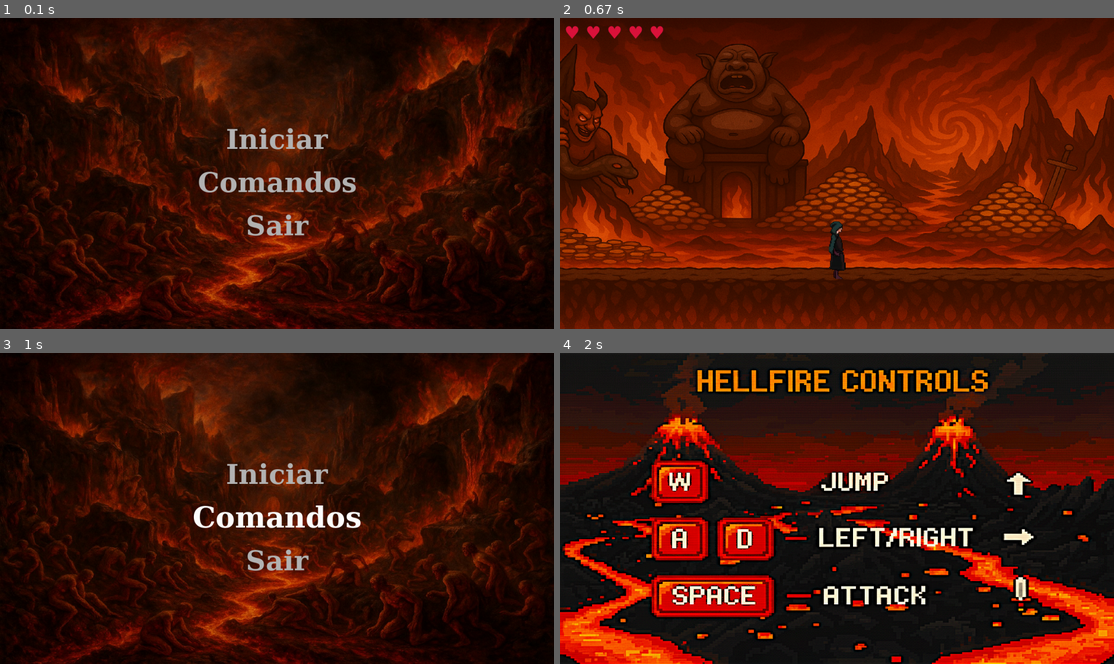
Above: before the commit, frames 1-4 (two rows, left to right).
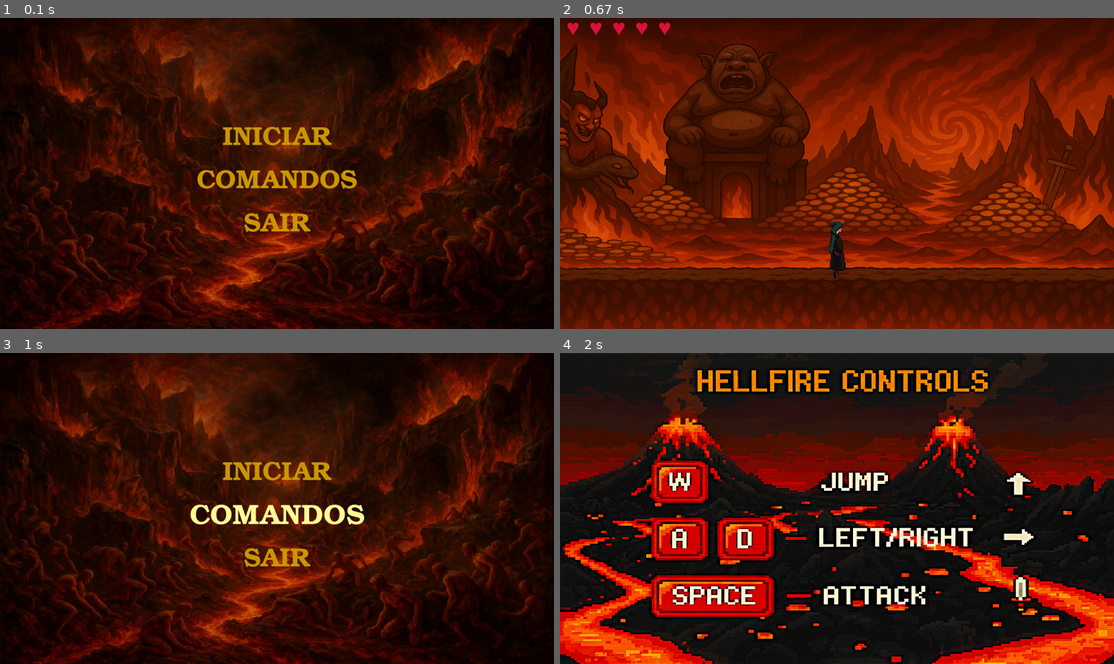
Above: after the commit, the same moments.

Repository: LucasEntringer/projeto_pygame
Game: pygame game, started from jogo.py
The game is run twice, just before and just after one commit, with the same random seed, the same clock (stepped at 60 frames per second) and the same inputs.
Inputs (mouse positions are in pixels of both pictures, inside the frame that each line leads up to):
- Up to frame 1 (0.1 s): no input
- Up to frame 2 (0.67 s): click (837, 139) at 0.38 s, where only the run after the commit has a clickable "INICIAR"
- Up to frame 3 (1 s): hold Esc from 0.67 s (still down); hold Right from 0.67 s (still down); move the mouse to (254, 520) at 0.7 s
- Up to frame 4 (2 s): release Esc at 1.13 s; release Right at 1.13 s; click (837, 517) at 1.22 s, where only the run after the commit has a clickable "COMANDOS"

The runs differ from the first frame. In frame 1, 3.2% of the frame differs, in the area x 35-65%, y 34-71%; in frame 2, 0.4%; in frame 3, 3.4%, in the area x 34-66%, y 34-71%; in frame 4, nothing differs.

Commit message:
Adicionando som de dano, melhorando o menu

Diff:
--- a/jogo.py
+++ b/jogo.py
@@ -9,19 +9,18 @@
 from ganancia import BossGanancia
 
 def menu_screen(window, clock, assets):
-    assets = load_assets()
-
-    TAMANHO_NORMAL = 70
-    TAMANHO_HOVER = 75
-
-    font_normal = pygame.font.SysFont("Georgia", TAMANHO_NORMAL, bold=True)
-    font_hover = pygame.font.SysFont("Georgia", TAMANHO_HOVER, bold=True)
-
-    COLOR_NORMAL = (180, 180, 180)
-    COLOR_HOVER = (255, 255, 255)
+
+    TAMANHO_NORMAL = 60
+    TAMANHO_HOVER = 65
+
+    font_normal = pygame.font.SysFont("Bookman Old Style", TAMANHO_NORMAL, bold=True)
+    font_hover = pygame.font.SysFont("Bookman Old Style", TAMANHO_HOVER, bold=True)
+
+    COLOR_NORMAL = (204, 153, 0)
+    COLOR_HOVER = (255, 255, 153)
 
     #fontes e cores
-    font_menu = pygame.font.SysFont("Georgia", 50)
+    font_menu = pygame.font.SysFont("Bookman Old Style", 50)
     BTN_COLOR = (100, 100, 100)
     BTN_HOVER_COLOR = (150, 150, 150)
     TEXT_COLOR = (255, 255, 255)
@@ -67,24 +66,24 @@
         window.blit(background,(0,0))
 
         if start_btn.collidepoint(mouse_pos):
-            text_surf = font_hover.render("Iniciar", True, COLOR_HOVER)
+            text_surf = font_hover.render("INICIAR", True, COLOR_HOVER)
         else:
-            text_surf = font_normal.render("Iniciar", True, COLOR_NORMAL)
+            text_surf = font_normal.render("INICIAR", True, COLOR_NORMAL)
 
         text_rect = text_surf.get_rect(center=start_btn.center)
         window.blit(text_surf, text_rect)
 
         if command_btn.collidepoint(mouse_pos):
-            text_surf = font_hover.render("Comandos", True, COLOR_HOVER)
+            text_surf = font_hover.render("COMANDOS", True, COLOR_HOVER)
         else:
-            text_surf = font_normal.render("Comandos", True, COLOR_NORMAL)
+            text_surf = font_normal.render("COMANDOS", True, COLOR_NORMAL)
         text_rect = text_surf.get_rect(center=command_btn.center)
         window.blit(text_surf, text_rect)
 
         if exit_btn.collidepoint(mouse_pos):
-            text_surf = font_hover.render("Sair", True, COLOR_HOVER)
+            text_surf = font_hover.render("SAIR", True, COLOR_HOVER)
         else:
-            text_surf = font_normal.render("Sair", True, COLOR_NORMAL)
+            text_surf = font_normal.render("SAIR", True, COLOR_NORMAL)
 
         text_rect = text_surf.get_rect(center=exit_btn.center)
         window.blit(text_surf, text_rect)
@@ -111,10 +110,9 @@
 
 
 def game_screen(window, clock, assets):
-    font = pygame.font.SysFont("Segoe UI Symbol", 40)
+    font = pygame.font.SysFont("Bookman Old Style", 40)
     HEART_COLOR = (220, 20, 60)
 
-    assets = load_assets()
     all_sprites = pygame.sprite.Group()
     enemies = pygame.sprite.Group()
 
@@ -324,6 +322,7 @@
                                 dante.dano(amount=e.damage)
                             except Exception:
                                 dante.dano(amount=20)
+                            assets['hurt_sound'].play()
                             t['active_until'] = now - 1
 
             if hasattr(e, 'coxas') and getattr(e, 'coxas'):
@@ -334,6 +333,7 @@
                             dante.dano(amount=c.get('dano', 18))
                         except Exception:
                             dante.dano(amount=18)
+                        assets['hurt_sound'].play()
                         try:
                             e.coxas.remove(c)
                         except ValueError:
@@ -448,8 +448,8 @@
     return MENU_STATE
 
 def game_over_screen(window, clock, assets):
-    font_titulo = pygame.font.SysFont("Georgia", 70)
-    font_instrucao = pygame.font.SysFont("Segoe UI Symbol", 30)
+    font_titulo = pygame.font.SysFont("Georgia", 100)
+    font_instrucao = pygame.font.SysFont("Segoe UI Symbol", 40)
     VERMELHO = (200, 0, 0)
     BRANCO = (255, 255, 255)
     PRETO = (0, 0, 0)
